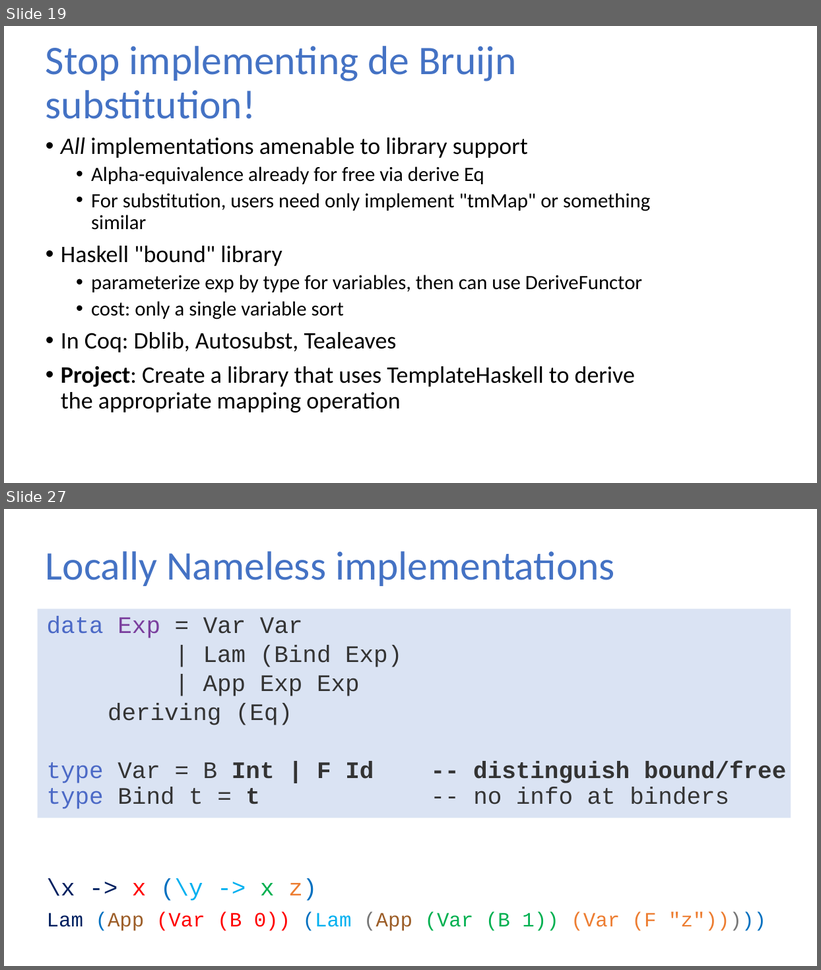
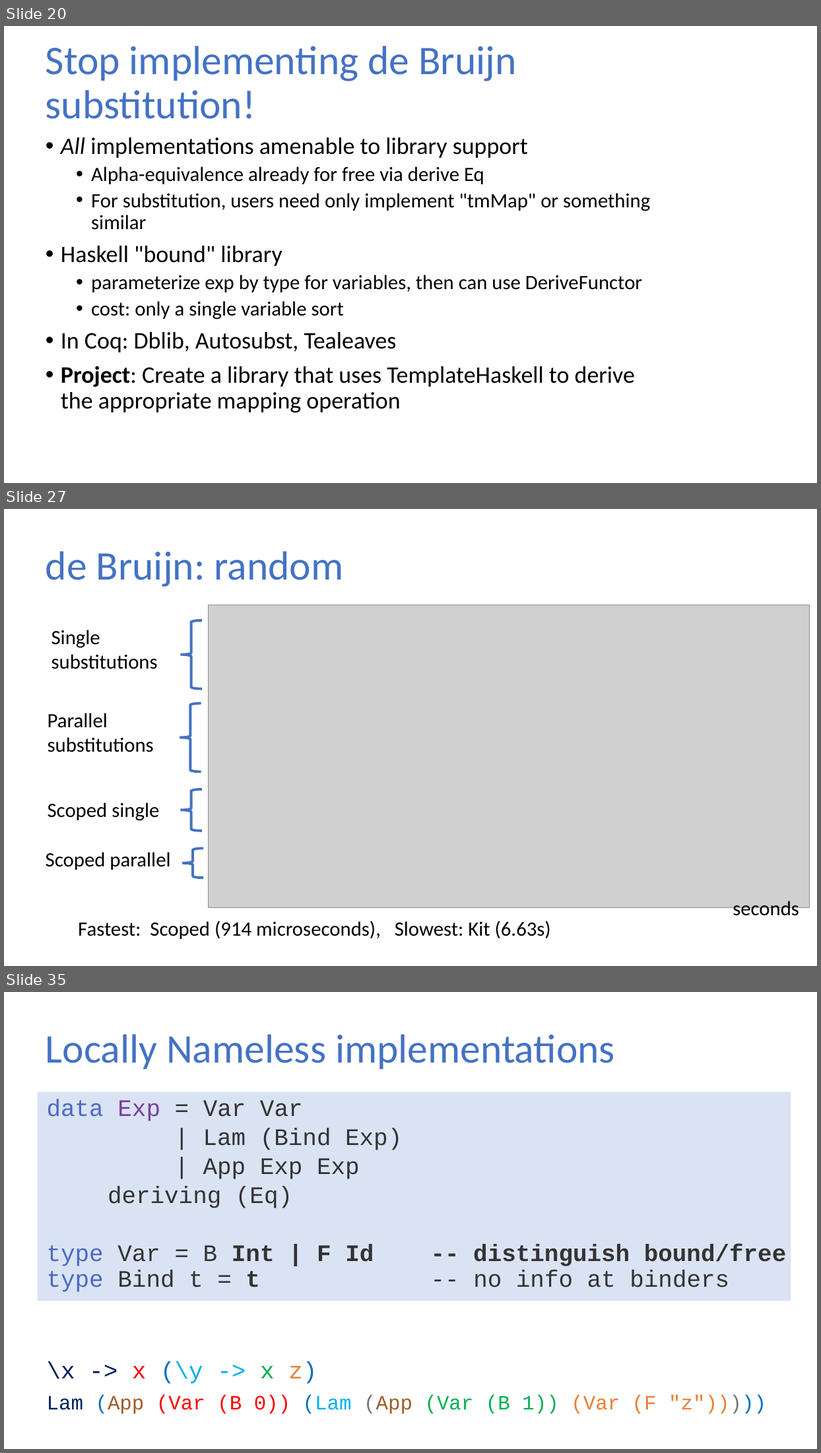
Before and after one commit to sweirich/lambda-n-ways, a slide deck: plclub-2021.pptx. Shown one above the other, each under a label of ours: slides 19 and 27 before the commit, slides 20, 27 and 35 after it; the slides between them are not shown. The pictures are 821x970 and 821x1453 pixels, drawn with LibreOffice and Linux fonts; fonts in the diff are those of the drawing; grey boxes stand for pictures. Boxes give left, top, right and bottom in pixels: in the first picture for what was removed or moved away, otherwise in the second. Text is boxed around its words. In the diff, an @@ line names an element or a change of style, - is before the commit and + after.

```diff
--- a/plclub-2021.pptx
+++ b/plclub-2021.pptx
@@ slide 27 added at [4,509,817,966], background #FFFFFF @@
@@ title added at [46,551,344,587], 36 pt, text #4472C4 @@
+de Bruijn: random
@@ picture added at [208,605,809,908] @@
@@ left brace added at [180,621,201,689], outline #4472C4 2.25 pt @@
@@ text added at [52,630,158,669], 18 pt, text #000000 @@
+Single
+substitutions
@@ left brace added at [180,703,201,772], outline #4472C4 2.25 pt @@
@@ text added at [48,713,154,753], 18 pt, text #000000 @@
+Parallel
+substitutions
@@ text added at [48,803,159,821], 18 pt, text #000000 @@
+Scoped single
@@ left brace added at [180,789,201,831], outline #4472C4 2.25 pt @@
@@ text added at [46,852,170,870], 18 pt, text #000000 @@
+Scoped parallel
@@ left brace added at [182,849,203,878], outline #4472C4 2.25 pt @@
@@ text added at [733,901,799,921], 18 pt, text #000000 @@
+seconds
@@ text added at [78,921,551,939], 18 pt, text #000000 @@
+Fastest: Scoped (914 microseconds), Slowest: Kit (6.63s)
@@ what was slide 19 is now slide 20 @@
@@ what was slide 27 is now slide 35 @@
```
Also in this commit, not shown: 10 slides changed, 13 other slides added, 24 other files.
